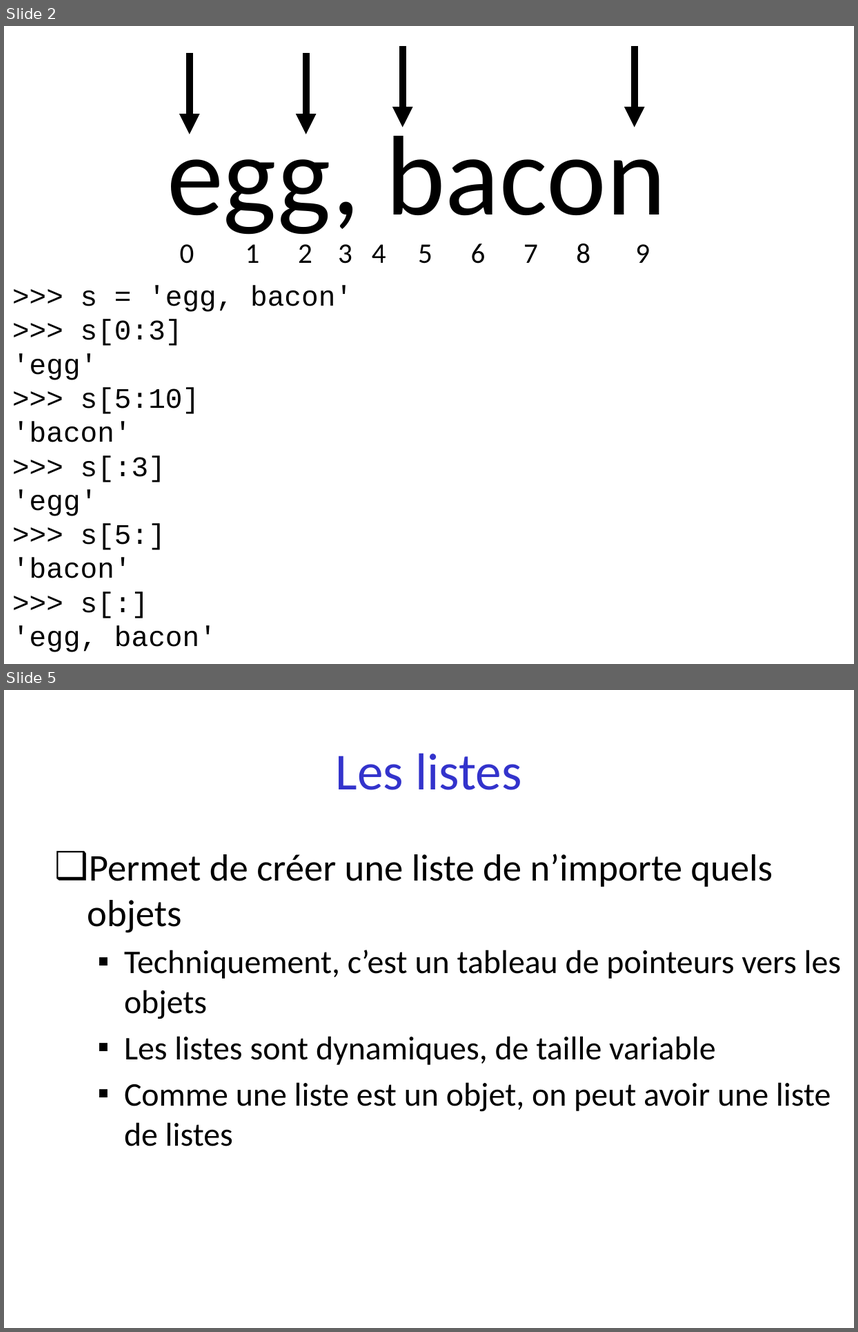
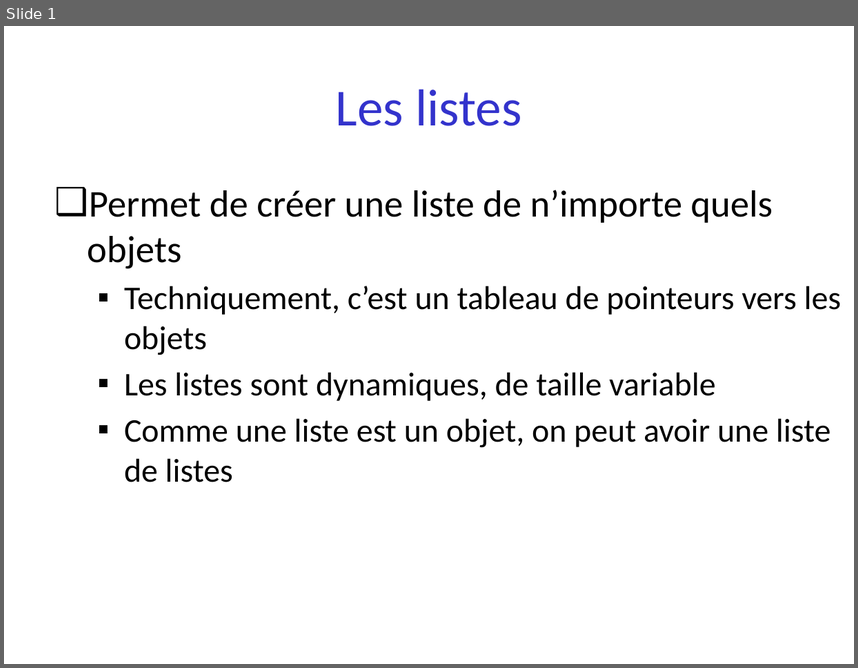
Before and after one commit to parmentelat/flotpython-archive, a slide deck: semaine2/semaine2-3.pptx. Shown one above the other, each under a label of ours: slides 2 and 5 before the commit, slide 1 after it; the slides between them are not shown. The pictures are 858x1332 and 858x668 pixels, drawn with LibreOffice and Linux fonts; fonts in the diff are those of the drawing. Boxes give left, top, right and bottom in pixels: in the first picture for what was removed or moved away, otherwise in the second. Text is boxed around its words. In the diff, an @@ line names an element or a change of style, - is before the commit and + after.

```diff
--- a/semaine2/semaine2-3.pptx
+++ b/semaine2/semaine2-3.pptx
@@ slide 2 removed at [4, 26, 854, 664], background #FFFFFF @@
@@ arrow removed from (403, 45) to (403, 127) @@
@@ arrow removed from (635, 45) to (635, 127) @@
@@ arrow removed from (190, 53) to (190, 134) @@
@@ arrow removed from (306, 53) to (306, 134) @@
@@ text removed at [167, 121, 666, 234] @@
-egg, bacon
@@ text removed at [180, 243, 650, 263] @@
-0 1 2 3 4 5 6 7 8 9
@@ text removed at [12, 285, 352, 652] @@
->>> s = 'egg, bacon'
->>> s[0:3]
-'egg'
->>> s[5:10]
-'bacon'
->>> s[:3]
-'egg'
->>> s[5:]
-'bacon'
->>> s[:]
-'egg, bacon'
@@ what was slide 5 is now slide 1 @@
```
Also in this commit, not shown: 3 other slides removed, 5 other files.
